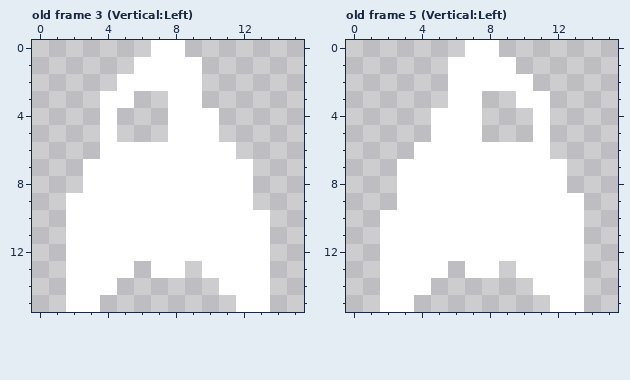
File history of a pixel-art file, arcade/micro-shooter/raw/shooter.aseprite. The first picture shows the starting point.
16x16 pixels, 10 frames. Shown: old frame 3 (Vertical:Left), old frame 5 (Vertical:Left). The commit also changed other frames, which this record leaves out.
Once edited:
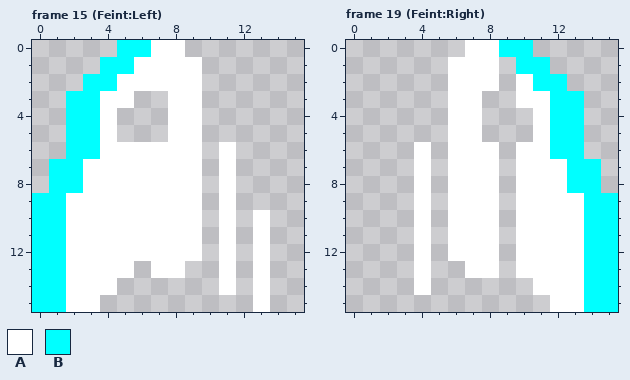
Palette (. is transparent): A #ffffff  B #00ffff
A new or re-ordered frame is compared with the old frame closest to it.
From old to new:
frames 10 -> 20
Changed rows in their new state; - is an unchanged pixel.
Frame 15 (Feint:Left) is new; against old frame 3 (Vertical:Left), layer "Player/Ship":
first column x 0:
 0 -----BB------
 1 ----BB-------
 2 ---BB--------
 3 --BB---------
 4 --BB------.--
 5 --BB------.--
 6 --BB------.--
 7 -BB-------.-.
 8 -BB-------.-.
 9 BB--------.-.
10 BB--------.-.
11 BB--------.-.
12 BB--------.-.
13 BB--------.-.
14 BB----------.
15 BB----------.
Frame 19 (Feint:Right) is new; against old frame 5 (Vertical:Left), layer "Player/Ship":
first column x 2:
 0 -------BB-----
 1 -------.BB----
 2 -------.-BB---
 3 ----------BB--
 4 ---.------BB--
 5 ---.------BB--
 6 ---.---.--BB--
 7 -.-.---.---BB-
 8 -.-.---.---BB-
 9 -.-.---.----BB
10 ..-.---.----BB
11 ..-.---.----BB
12 ..-.---.----BB
13 ..-.--------BB
14 ..----------BB
15 ..----------BB
